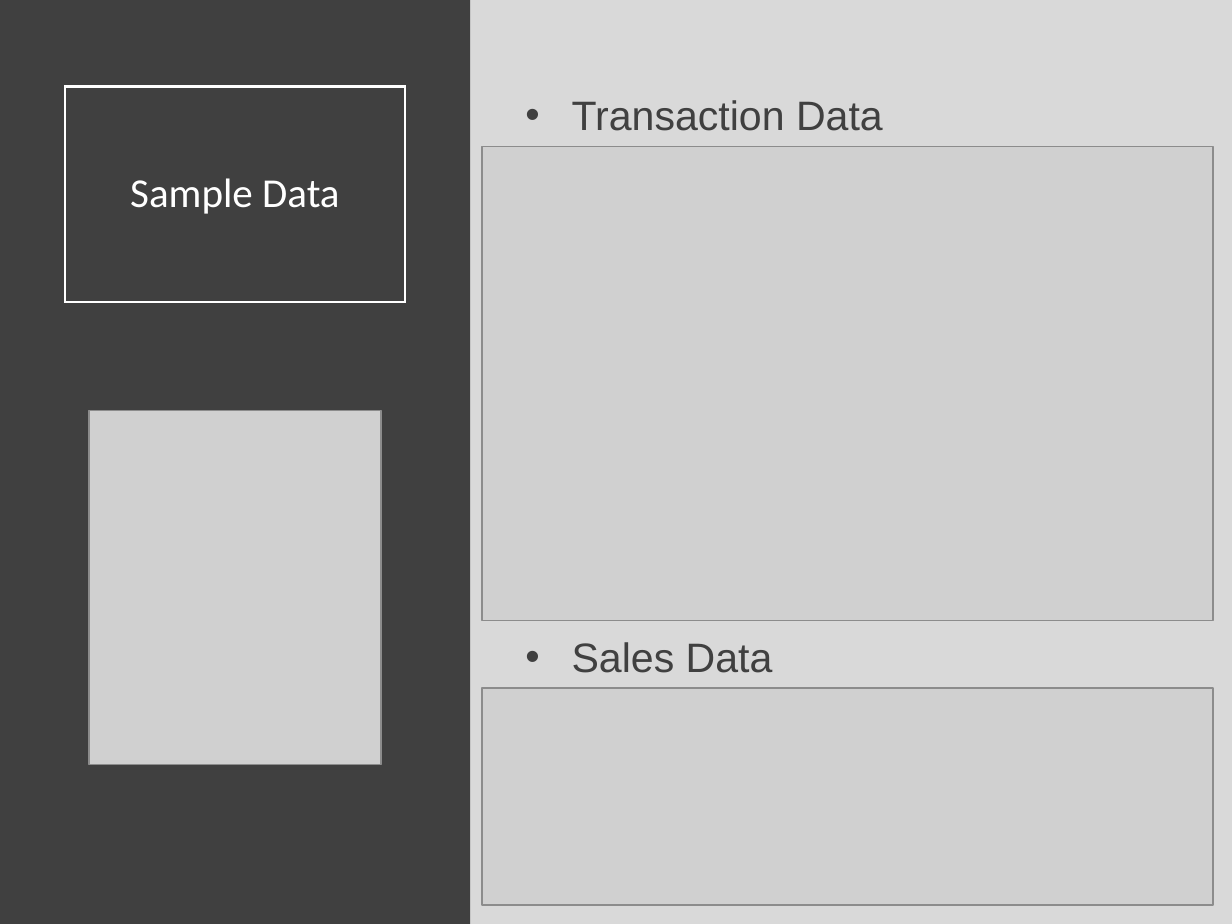
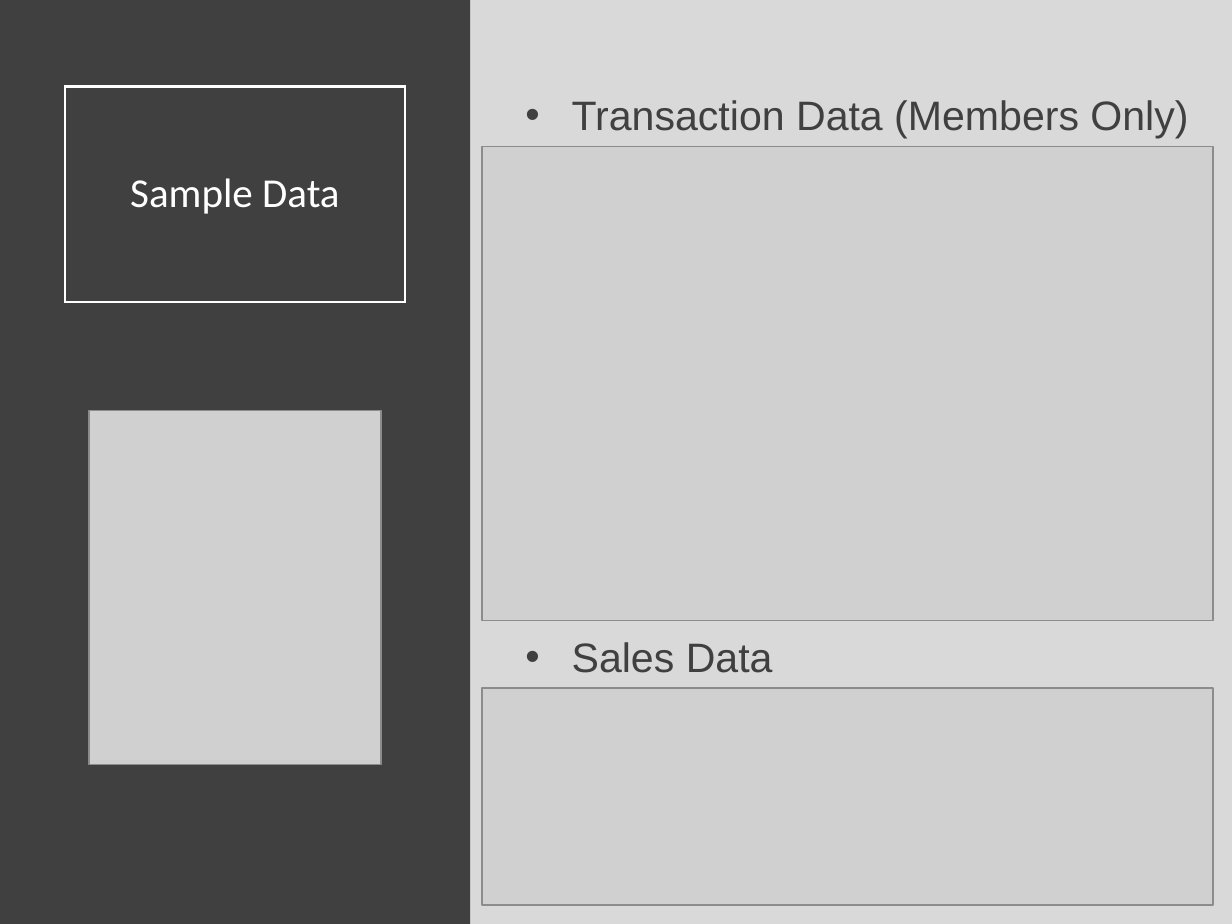
Before and after one commit to SuperMarioGiacomazzo/STOR320_WEBSITE, a slide deck: slide 3 of Lecture/Joins 1/Joins_1_Lecture.pptx. Drawn at 1232x924 pixels with LibreOffice and Linux fonts; fonts in the diff are those of the drawing; grey boxes stand for pictures. Boxes give left, top, right and bottom in pixels: in the first picture for what was removed or moved away, otherwise in the second. Text is boxed around its words. In the diff, an @@ line names an element or a change of style, - is before the commit and + after.

```diff
--- a/Lecture/Joins 1/Joins_1_Lecture.pptx
+++ b/Lecture/Joins 1/Joins_1_Lecture.pptx
@@ text at (572,100,1188,139): text changed @@
-• Transaction Data
+• Transaction Data (Members Only)
```
Also in this commit, not shown: 3 other slides changed, 1 other file.
